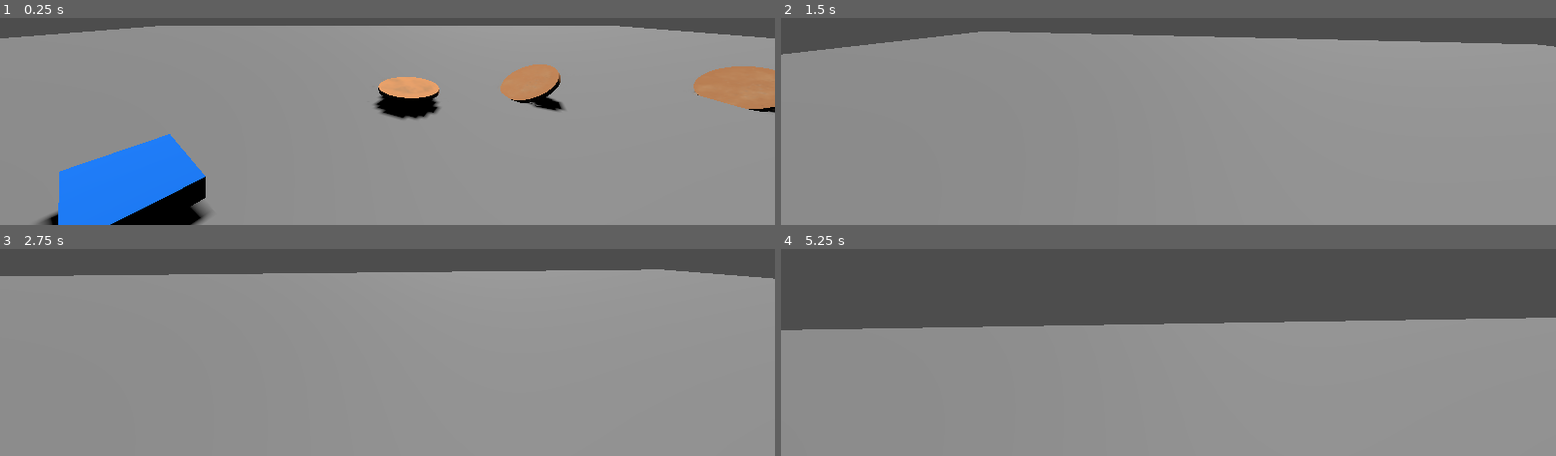
Above: before the commit, frames 1-4 (two rows, left to right).
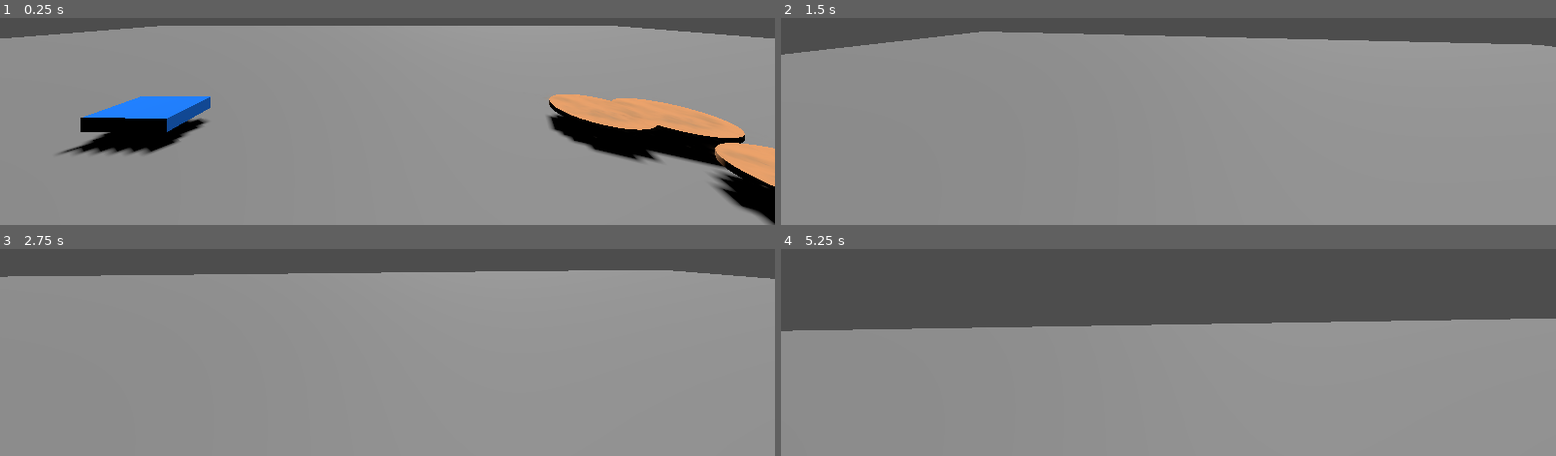
Above: after the commit, the same moments.

Repository: AKM372/STAR-Scholars-Project-2026
Game: Godot game, scene res://world.tscn
The game is run twice, just before and just after one commit, with the same random seed, the same clock (stepped at 60 frames per second) and the same inputs.
Inputs (mouse positions are in pixels of both pictures, inside the frame that each line leads up to):
- Up to frame 1 (0.25 s): no input
- Up to frame 2 (1.5 s): tap Enter at 0.5 s; move the mouse to (outside the picture) at 0.52 s; hold F (interact) 0.53-1.28 s; hold Up (forward) from 0.53 s (still down); tap Space (jump) at 0.77 s; click (outside the picture) at 0.8 s; move the mouse to (outside the picture) at 1.27 s; click (outside the picture) at 1.35 s
- Up to frame 3 (2.75 s): keep holding Up (forward); tap Space (jump) at 1.52 s; tap F (interact) at 1.55 s; move the mouse to (outside the picture) at 2.02 s; hold F (interact) from 2.03 s (still down); click (outside the picture) at 2.3 s
- Up to frame 4 (5.25 s): keep holding Up (forward); move the mouse to (outside the picture) at 2.77 s; release F (interact) at 2.78 s; click (outside the picture) at 2.85 s; tap Space (jump) at 3.02, 3.77, 4.52 s; tap F (interact) at 3.05, 4.55 s; move the mouse to (outside the picture) at 3.52 s; hold F (interact) 3.53-4.28 s; click (outside the picture) at 3.8 s; move the mouse to (outside the picture) at 4.27 s; click (outside the picture) at 4.35 s; move the mouse to (outside the picture) at 5.02 s; hold F (interact) from 5.03 s (still down)

The runs differ from the first frame. In frame 1, 22% of the frame differs, in the area x 1-100%, y 3-100%; in frame 2, 0.1%; in frame 3, 0.1%; in frame 4, 0.4%.

Commit message:
Revert "unplayable update"
This reverts commit 3c831062cd032c8188f31e8f896173ad72131a27.

Diff:
--- a/dish drop sound.tscn
+++ /dev/null
@@ -1,6 +0,0 @@
-[gd_scene load_steps=2 format=3 uid="uid://8sfshquncx2u"]
-
-[ext_resource type="AudioStream" uid="uid://bb3xtg4j3ca28" path="res://assets/sounds/dishes_drop.mp3" id="1_45j2q"]
-
-[node name="AudioStreamPlayer3D" type="AudioStreamPlayer3D"]
-stream = ExtResource("1_45j2q")
--- a/plate.tscn
+++ b/plate.tscn
@@ -28,7 +28,6 @@
 
 [node name="Plate" type="RigidBody3D"]
 top_level = true
-collision_layer = 2
 freeze_mode = 1
 contact_monitor = true
 max_contacts_reported = 1
--- a/scripts/plate_script.gd
+++ b/plate_script.gd
@@ -19,12 +19,7 @@
 var displayed_dirt := 1.0    # what's shown, eases toward dirt_amount
 @export var fade_speed := 8.0
 
-#sfx
-@onready var drop_sound: AudioStreamPlayer3D = $DropSound
-
 func _ready():
-	print(get_tree_string_pretty())
-	body_entered.connect(_on_body_entered)
 	#connects raycast to selection
 	player = get_tree().get_first_node_in_group("player")
 	if player:
@@ -74,9 +69,3 @@
 func _on_area_3d_area_exited(area: Area3D) -> void:
 	if area.get_parent().is_in_group('sponge'):
 		sponge_touching = false
-
-
-func _on_body_entered(body: Node) -> void:
-	if linear_velocity.length() > 1.0 and body.get_parent().is_in_group('world'):
-	#drop_sound.play()
-		print('drop sound')
--- a/scripts/player.gd
+++ b/player.gd
@@ -28,8 +28,8 @@
 var glitch_check_timer := 0.0
 var glitch_recover_timer := 0.0
 @export var glitch_check_interval := 3.0   # how often we re-roll while NOT glitched
-@export var glitch_min_radius := 0.8       # must be > scrub_radius (0.3)
-@export var glitch_max_radius := 1.5
+@export var glitch_min_radius := 0.5       # must be > scrub_radius (0.3)
+@export var glitch_max_radius := 0.8
 @export var glitch_recover_min := 2.0      # seconds before auto-reset
 @export var glitch_recover_max := 6.0
 
@@ -79,8 +79,6 @@
 			pickedObject = null
 		elif ray_cast_3d.is_colliding():
 			pick_up_object(ray_cast_3d.get_collider())
-		else:
-			return
 
 	#initiates scrubbing animation for the scrub click
 	if event.is_action_pressed('scrub') and offhandObject and not scrubbing:
@@ -141,15 +139,15 @@
 func _roll_glitch() -> void:
 	var random_float = randf()
 
-	if random_float < 0.8:
+	if random_float < 0.5:
+		# 50% chance: nothing happens, plate stays put
+		pass
+	elif random_float < 0.8:
+		# 80% chance: mild drift
 		_start_glitch(glitch_min_radius, glitch_min_radius + 0.2)
-		#80% glitch
-	elif random_float < 0.9:
-		pass
-		#10% nothing
 	else:
+		# 5% chance: bad drift
 		_start_glitch(glitch_min_radius + 0.2, glitch_max_radius)
-		#10% worse glitch
 
 #defines the glitch offset
 func _start_glitch(min_r: float, max_r: float) -> void:
--- a/player.tscn
+++ b/player.tscn
@@ -19,7 +19,6 @@
 
 [node name="RayCast3D" type="RayCast3D" parent="Head/Camera3D"]
 target_position = Vector3(0, 0, -2)
-collision_mask = 3
 
 [node name="HandMarker" type="Marker3D" parent="Head/Camera3D"]
 unique_name_in_owner = true
--- a/sink.tscn
+++ /dev/null
@@ -1,14 +0,0 @@
-[gd_scene load_steps=3 format=3 uid="uid://dy352ngswtmjc"]
-
-[sub_resource type="BoxShape3D" id="BoxShape3D_hg6cf"]
-
-[sub_resource type="BoxMesh" id="BoxMesh_1ab20"]
-
-[node name="sink" type="StaticBody3D"]
-transform = Transform3D(2.2621543, 0, 0, 0, 0.7076869, 0, 0, 0, 1.2116593, 0, 0, 0)
-
-[node name="CollisionShape3D" type="CollisionShape3D" parent="."]
-shape = SubResource("BoxShape3D_hg6cf")
-
-[node name="MeshInstance3D" type="MeshInstance3D" parent="."]
-mesh = SubResource("BoxMesh_1ab20")
--- a/sponge.tscn
+++ b/sponge.tscn
@@ -30,7 +30,6 @@
 
 [node name="sponge" type="RigidBody3D" groups=["sponge"]]
 transform = Transform3D(-0.007853948, 0, -0.9999692, 0, 1, 0, 0.9999692, 0, -0.007853948, 0, 0, 0)
-collision_layer = 2
 freeze_mode = 1
 contact_monitor = true
 script = ExtResource("1_s48kf")
--- a/world.tscn
+++ b/world.tscn
@@ -22,19 +22,19 @@
 debug_color = Color(0.12941177, 0.5137255, 0.7294118, 1)
 
 [node name="MeshInstance3D" type="MeshInstance3D" parent="Floor"]
-transform = Transform3D(40, 0, 0, 0, 0.5, 0, 0, 0, 40, 0.019608498, -0.48785663, -0.023343801)
+transform = Transform3D(40, 0, 0, 0, 0.5, 0, 0, 0, 40, 0, -0.5, 0)
 mesh = SubResource("BoxMesh_f3sb7")
 
 [node name="Plate" parent="." instance=ExtResource("4_036b0")]
-transform = Transform3D(0.83220583, -0.55446684, 0, 0.55446684, 0.83220583, 0, 0, 0, 1, 2.5412393, 0.25267962, -4.0217505)
-
-[node name="Plate2" parent="." instance=ExtResource("4_036b0")]
-transform = Transform3D(0.99999994, 0, 0, 0, 0.99999994, 0, 0, 0, 1, 0.35256067, -0.116672486, -3.7505062)
+transform = Transform3D(1, 0, 0, 0, 1, 0, 0, 0, 1, 2.726321, 0, -2.9065943)
 
 [node name="Plate3" parent="." instance=ExtResource("4_036b0")]
-transform = Transform3D(0.7820102, -0.6232656, 0, 0.6232656, 0.7820102, 0, 0, 0, 1, 5.967604, 0.25915474, -3.7591188)
+transform = Transform3D(1, 0, 0, 0, 1, 0, 0, 0, 1, 3.4633234, 0.51171327, -2.7513573)
 
 [node name="player" parent="." instance=ExtResource("2_tlwt5")]
 
 [node name="sponge" parent="." instance=ExtResource("3_aqk2v")]
-transform = Transform3D(-0.5668808, 0, -0.8237998, 0, 1, 0, 0.8237998, 0, -0.5668808, -1.9525249, -0.048689365, -1.7012129)
+transform = Transform3D(-0.007853948, 0, -0.9999692, 0, 1, 0, 0.9999692, 0, -0.007853948, -3.0273283, 0, -2.8755882)
+
+[node name="Plate2" parent="." instance=ExtResource("4_036b0")]
+transform = Transform3D(1, 0, 0, 0, 1, 0, 0, 0, 1, 3.346166, 0, -1.6726775)
Renamed: assets/Dirt-PNG-Image-HD.png -> Dirt-PNG-Image-HD.png
Not shown, changed: Dirt-PNG-Image-HD.png.import
Not shown, removed: assets/sink.obj.import
Not shown, removed: assets/sounds/dishes_drop.mp3.import
Not shown, removed: assets/sounds/sink.mp3.import
Renamed: scripts/plate_script.gd.uid -> plate_script.gd.uid
Renamed: scripts/player.gd.uid -> player.gd.uid
Renamed: assets/sink.fbx -> sink.fbx
Not shown, changed: sink.fbx.import
Renamed: assets/sink.mtl -> sink.mtl
Renamed: assets/sink.obj -> sink.obj
Not shown, added: sink.obj.import
(and 7 more such lines)
